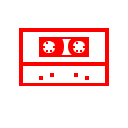
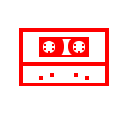
Comparing the layer stacks of the two (128, 128) images. Changes:
hid "24" over [left=43, top=42, right=85, bottom=52]
showed "01" over [left=43, top=42, right=84, bottom=53]
